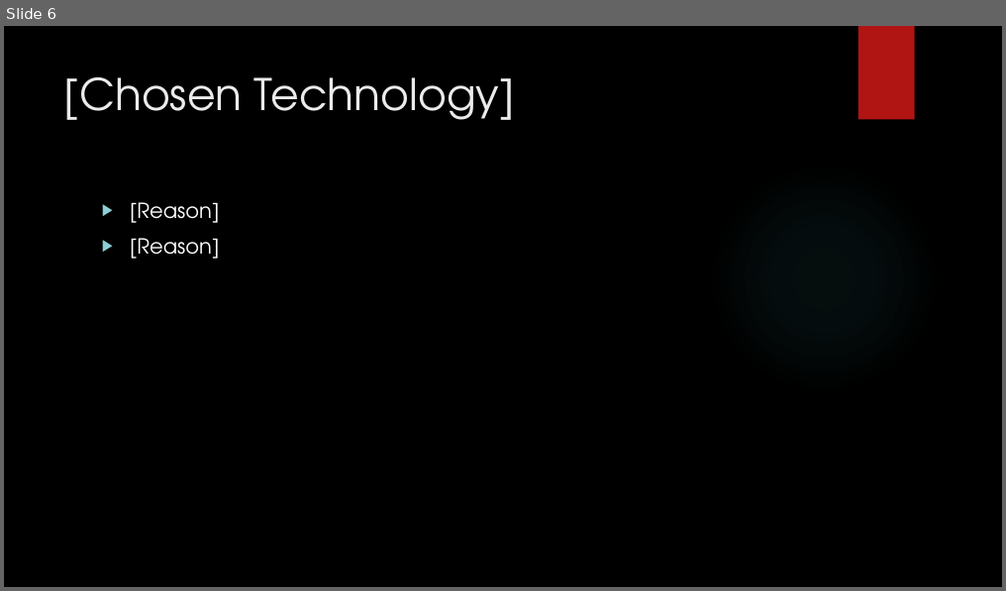
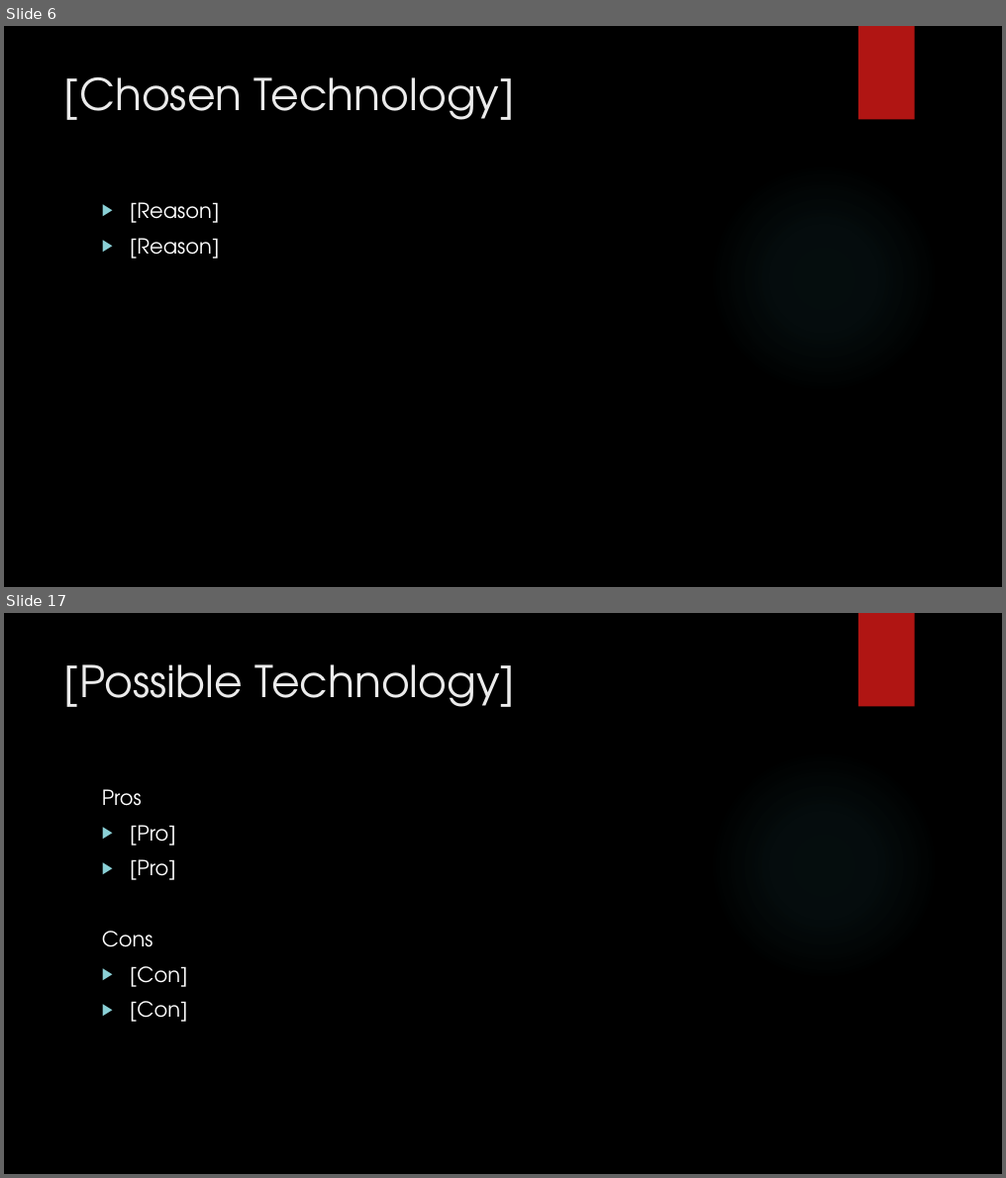
Before and after one commit to junmin-yee/Landmarked, a slide deck: Technology Presentation.pptx. Shown one above the other, each under a label of ours: slide 6 before the commit, slides 6 and 17 after it; the slides between them are not shown. The pictures are 1006x591 and 1006x1178 pixels, drawn with LibreOffice and Linux fonts; fonts in the diff are those of the drawing; background and template pictures are left out. Boxes give left, top, right and bottom in pixels: in the first picture for what was removed or moved away, otherwise in the second. Text is boxed around its words. In the diff, an @@ line names an element or a change of style, - is before the commit and + after.

```diff
--- a/Technology Presentation.pptx
+++ b/Technology Presentation.pptx
@@ slide 17 added at [4, 613, 1002, 1174], background picture (left out); not listed: 2 template elements that a slide beside it also shows @@
@@ title added at [64, 664, 515, 707], 42 pt, text #EBEBEB @@
+[Possible Technology]
@@ text added at [102, 789, 187, 1022], 20 pt, text #FFFFFF @@
+Pros
+▶ [Pro]
+▶ [Pro]
+Cons
+▶ [Con]
+▶ [Con]
```
Also in this commit, not shown: 52 other slides added, 1 slide removed.
